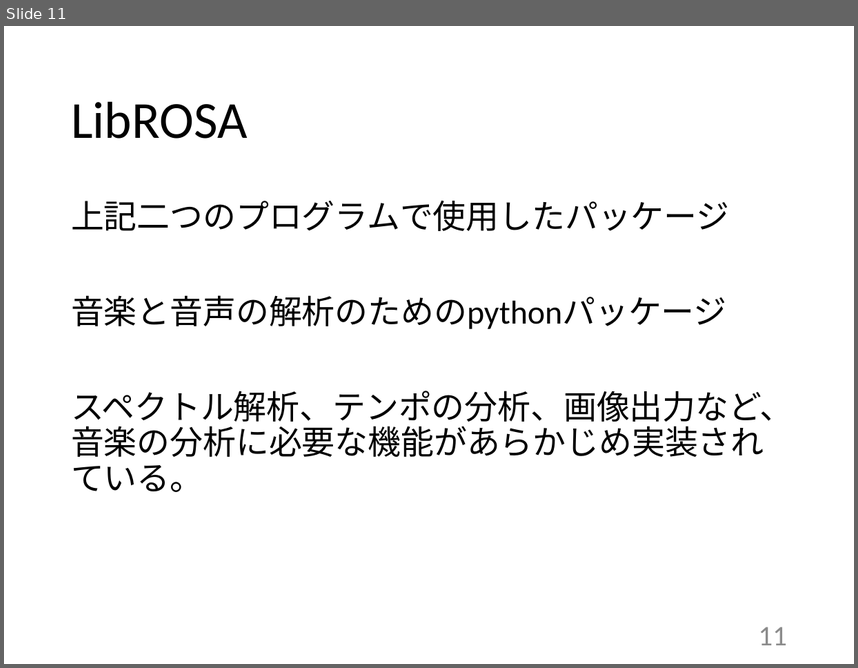
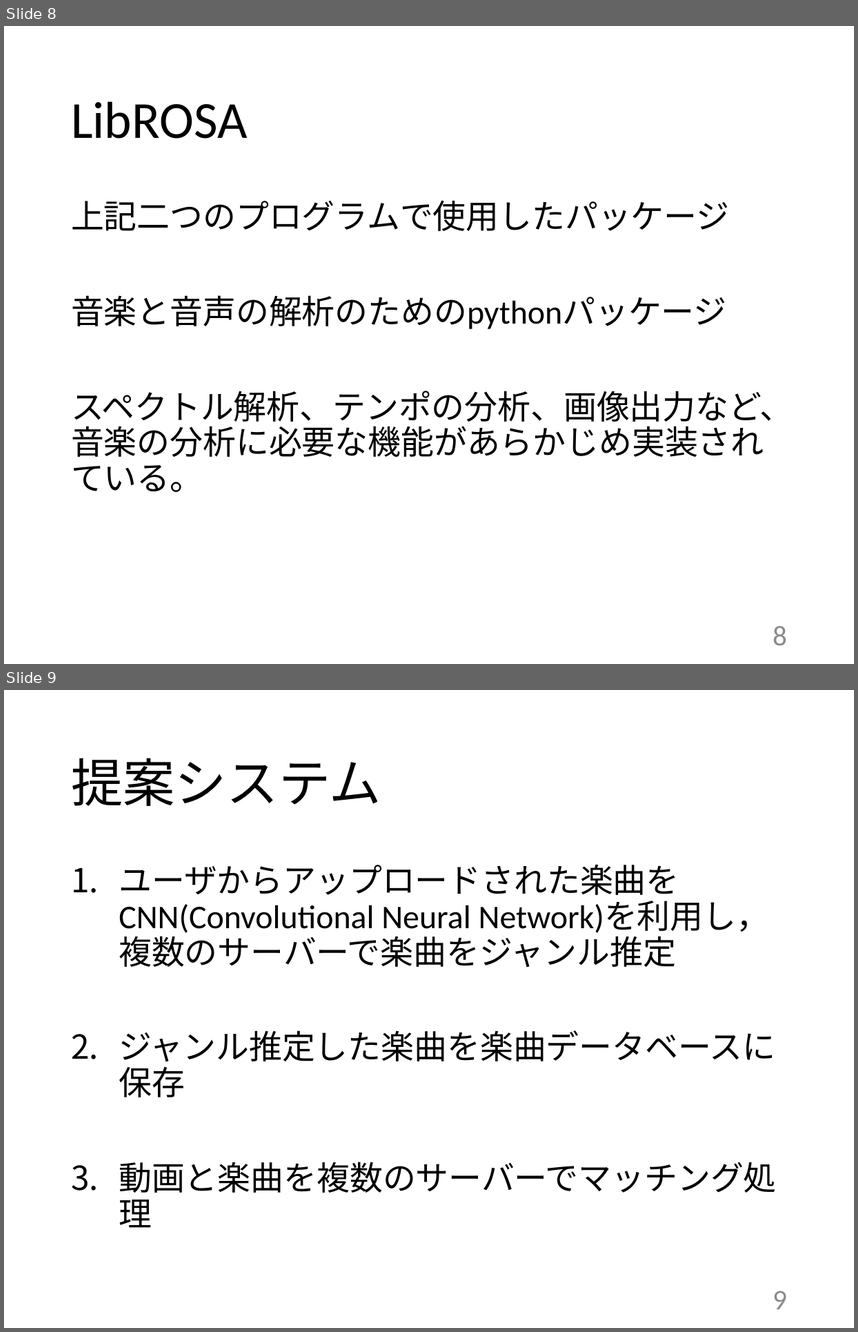
Before and after one commit to kait-takanolab/1821144-yoshii-thesis, a slide deck: 発表用スライド/1821144_yoshii_thesis_ver.pptx. Shown one above the other, each under a label of ours: slide 11 before the commit, slides 8 and 9 after it. The pictures are 858x668 and 858x1332 pixels, drawn with LibreOffice and Linux fonts; fonts in the diff are those of the drawing. Boxes give left, top, right and bottom in pixels: in the first picture for what was removed or moved away, otherwise in the second. Text is boxed around its words. In the diff, an @@ line names an element or a change of style, - is before the commit and + after.

```diff
--- a/発表用スライド/1821144_yoshii_thesis_ver.pptx
+++ b/発表用スライド/1821144_yoshii_thesis_ver.pptx
@@ slide 9 added at [4, 690, 854, 1328], background #FFFFFF @@
@@ title added at [71, 758, 381, 806], 44 pt, text #000000 @@
+提案システム
@@ text added at [119, 864, 777, 1228], 28 pt, text #000000 @@
+1. ユーザからアップロードされた楽曲をCNN(Convolutional Neural Network)を利用し，
+   複数のサーバーで楽曲をジャンル推定
+2. ジャンル推定した楽曲を楽曲データベースに
+   保存
+3. 動画と楽曲を複数のサーバーでマッチング処理
@@ page number added at [773, 1290, 787, 1309], 24 pt, text #8C8C8C @@
+9
@@ what was slide 11 is now slide 8 @@
@@ page number at [773, 626, 787, 645]: text changed @@
-11
+8
```
Also in this commit, not shown: 3 slides changed, 1 other slide added.
